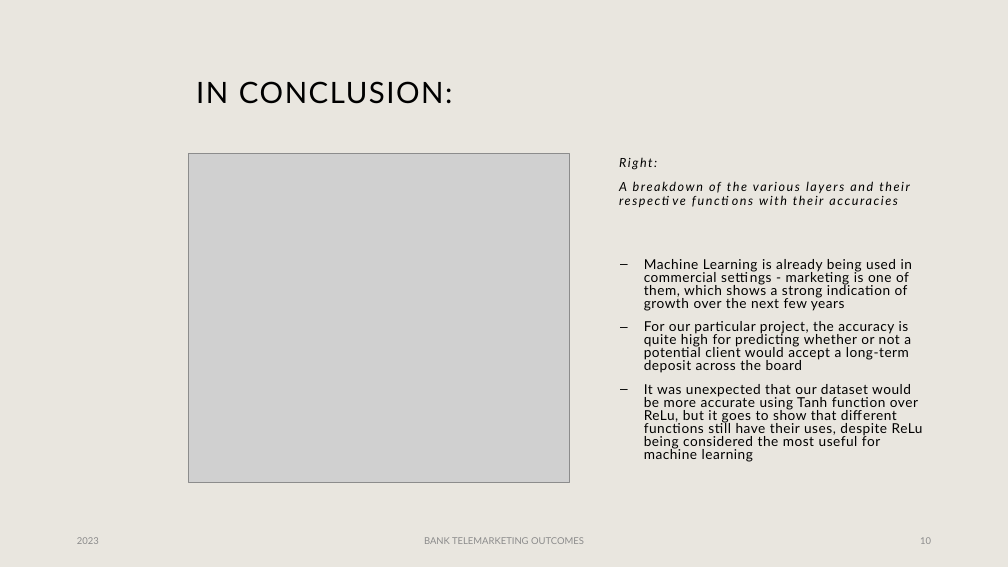
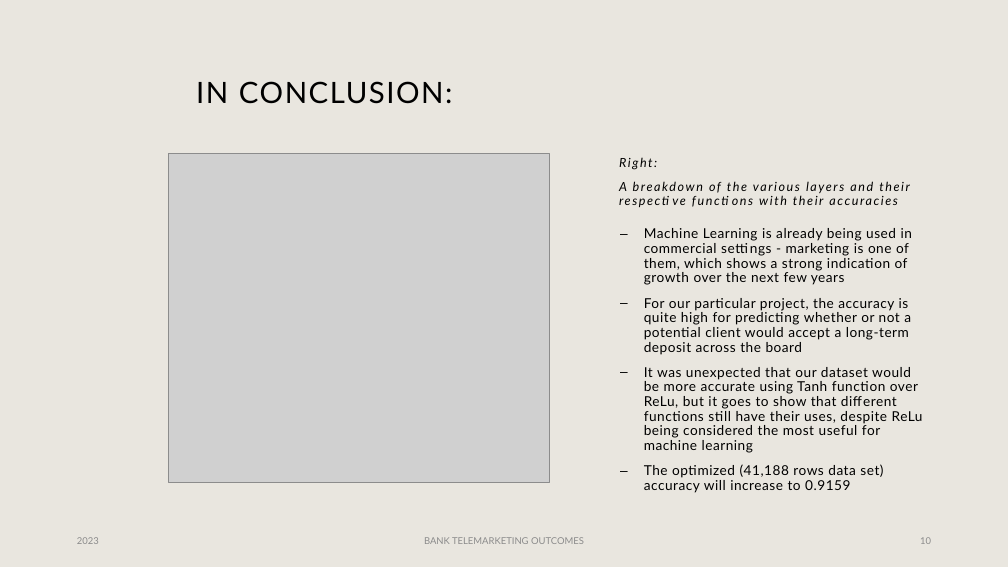
Before and after one commit to panlovelyda/Project-4-Group-8, a slide deck: slide 10 of Project 4.pptx. Drawn at 1008x567 pixels with LibreOffice and Linux fonts; fonts in the diff are those of the drawing; grey boxes stand for pictures; background and template pictures are left out. Boxes give left, top, right and bottom in pixels: in the first picture for what was removed or moved away, otherwise in the second. Text is boxed around its words. In the diff, an @@ line names an element or a change of style, - is before the commit and + after.

```diff
--- a/Project 4.pptx
+++ b/Project 4.pptx
@@ picture moved from (x1=188, y1=154, x2=569, y2=482) to (x1=169, y1=154, x2=549, y2=482) @@
@@ text "Machine Learning is already being ..." moved from (x1=644, y1=259, x2=923, y2=462) to (x1=644, y1=228, x2=923, y2=493) @@
@@ text at (x1=644, y1=228, x2=923, y2=453): line spacing 0.8 to 0.9 @@
@@ text at (x1=644, y1=464, x2=883, y2=493): paragraph added @@
+– The optimized (41,188 rows data set) accuracy will increase to 0.9159
```
Also in this commit, not shown: 2 other slides changed.
